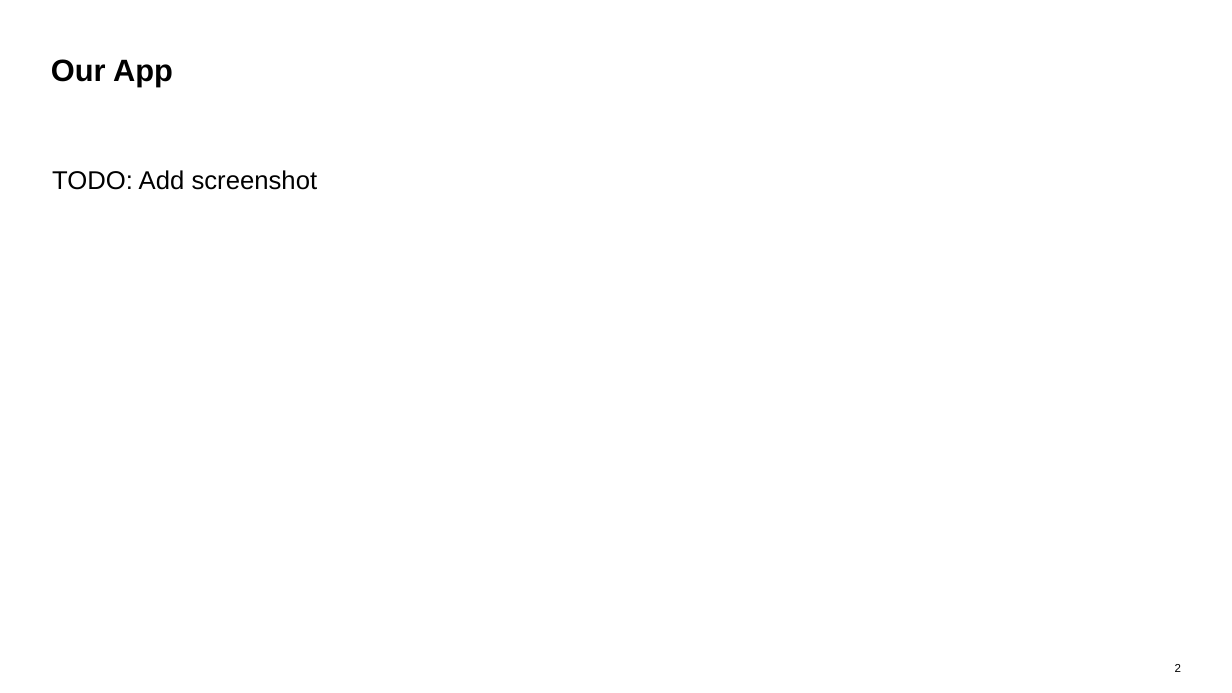
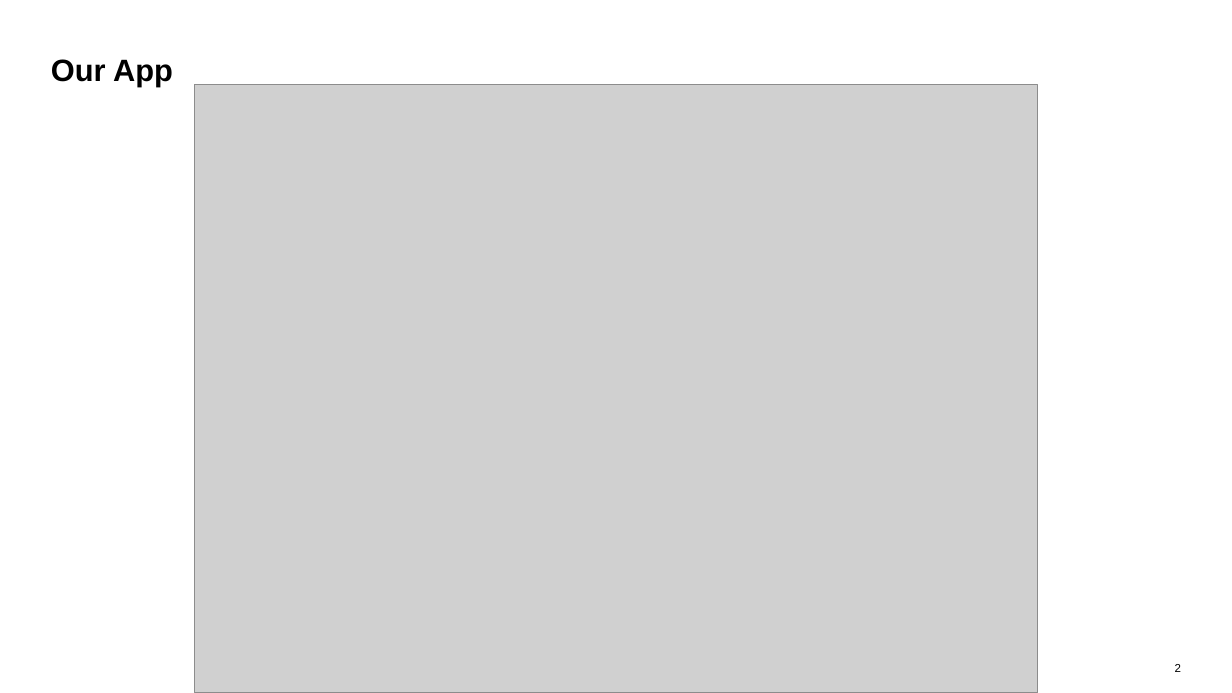
Before and after one commit to d3xter666/ui5con-2019-mean-stack-with-ui5, a slide deck: slide 2 of ui5con2019-mean-stack-ui5.pptx. Drawn at 1232x693 pixels with LibreOffice and Linux fonts; fonts in the diff are those of the drawing; grey boxes stand for pictures. Boxes give left, top, right and bottom in pixels: in the first picture for what was removed or moved away, otherwise in the second. Text is boxed around its words. In the diff, an @@ line names an element or a change of style, - is before the commit and + after.

```diff
--- a/ui5con2019-mean-stack-ui5.pptx
+++ b/ui5con2019-mean-stack-ui5.pptx
@@ picture added at (x1=194, y1=85, x2=1037, y2=693) @@
@@ text removed at (x1=52, y1=170, x2=318, y2=190) @@
-TODO: Add screenshot
```
Also in this commit, not shown: 1 other slide changed, 4 slides added, 1 slide removed, 2 other files.
